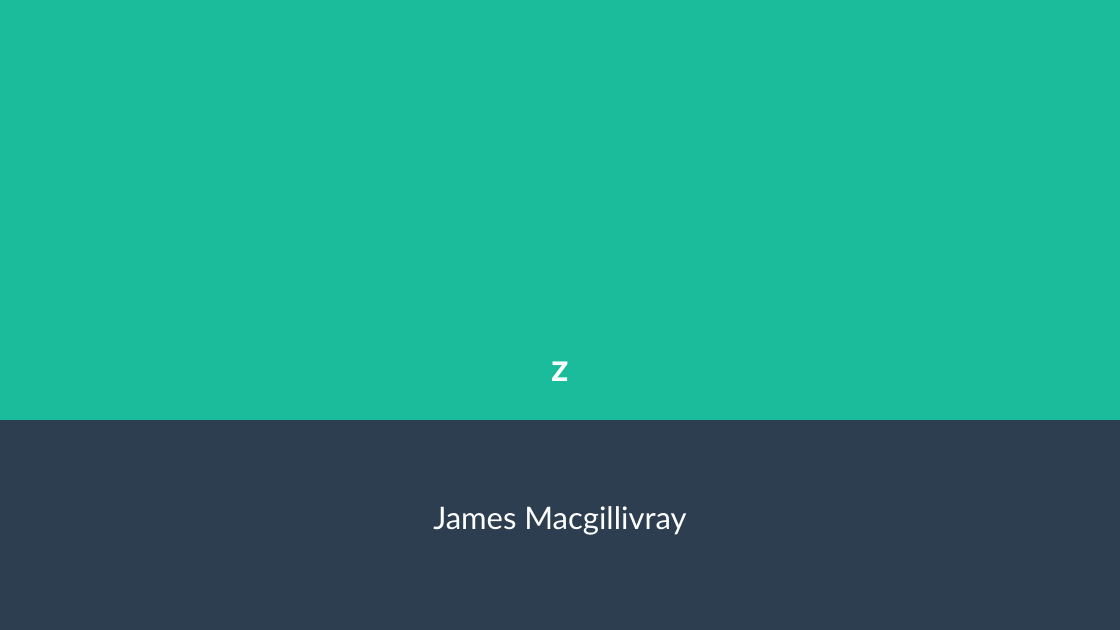
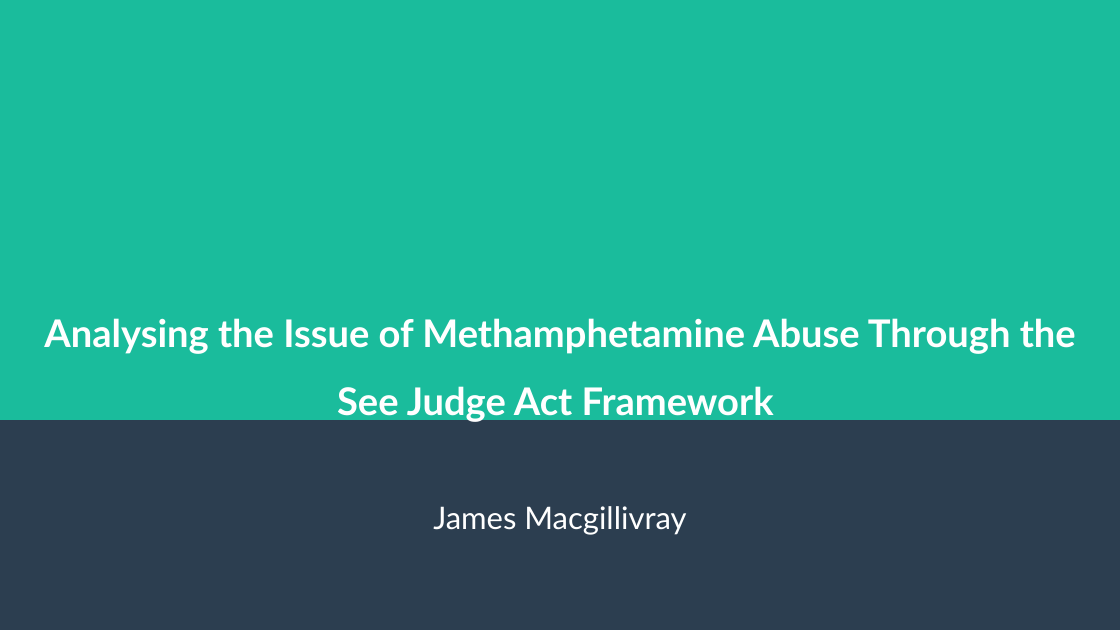
Before and after one commit to CrypticEntity/schoolwork9-10, a slide deck: slide 1 of Religion/t4 assesment.odp. Drawn at 1120x630 pixels with LibreOffice and Linux fonts; fonts in the diff are those of the drawing. Boxes give left, top, right and bottom in pixels: in the first picture for what was removed or moved away, otherwise in the second. Text is boxed around its words. In the diff, an @@ line names an element or a change of style, - is before the commit and + after.

```diff
--- a/Religion/t4 assesment.odp
+++ b/Religion/t4 assesment.odp
@@ title at (44,318,1076,423): text changed @@
-z
+Analysing the Issue of Methamphetamine Abuse Through the See Judge Act Framework
```
Also in this commit, not shown: 2 other files.
